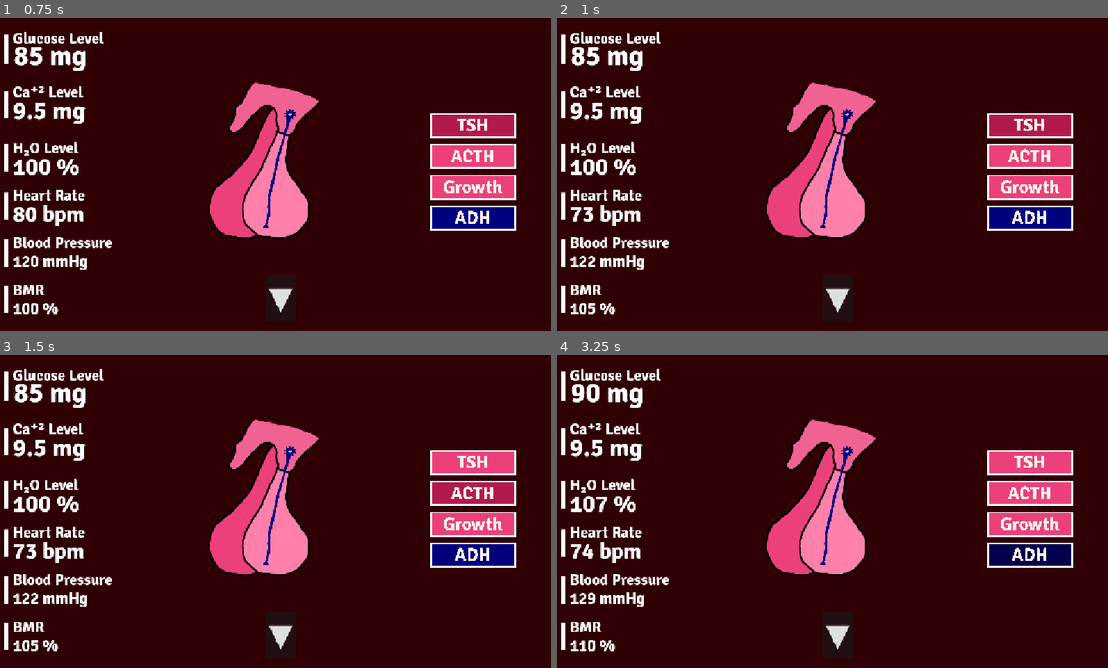
Above: before the commit, frames 1-4 (two rows, left to right).
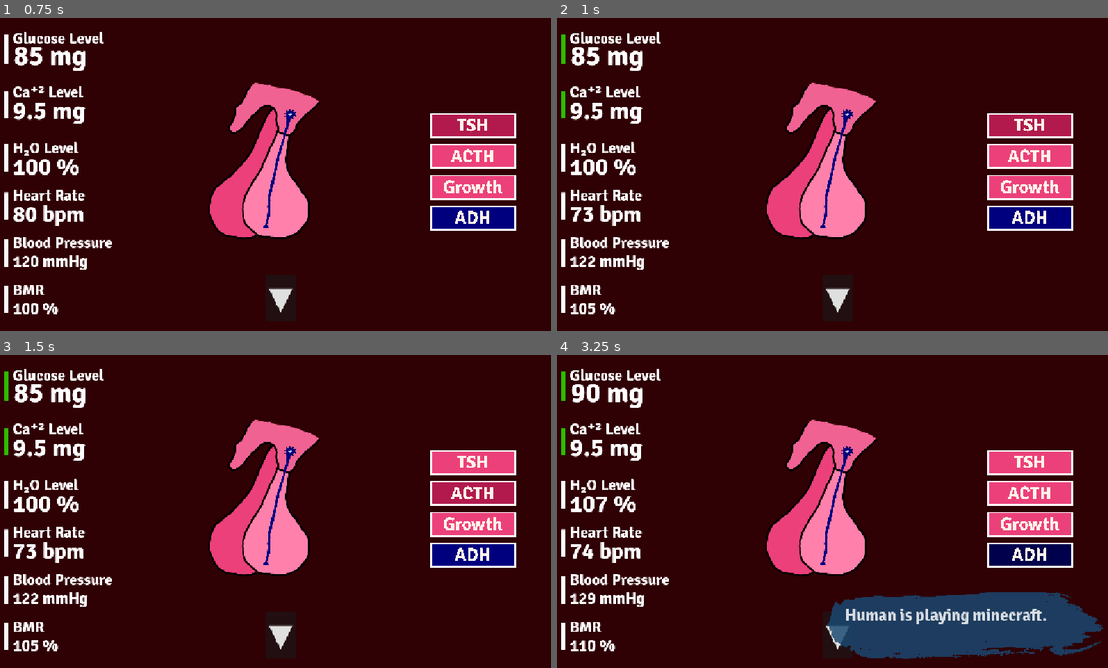
Above: after the commit, the same moments.

Repository: NileKnight1/hormonal-coordination
Game: Godot game, scene res://scenes/general.tscn
Two runs of this game, one before a commit and one after it. Both use one fixed random seed, a clock stepped at 60 frames per second and the inputs below. This scene is started directly instead of the project's main scene.
Inputs (mouse positions are in pixels of both pictures, inside the frame that each line leads up to):
- Up to frame 1 (0.75 s): click (473, 127) at 0.5 s
- Up to frame 2 (1 s): no input
- Up to frame 3 (1.5 s): click (473, 492) at 1.25 s
- Up to frame 4 (3.25 s): click (1030, 524) at 2 s; click (1030, 555) at 2.75 s

Frame 1 is identical in both runs. In frame 2, 0.1% of the frame differs, in the area x 0-2%, y 5-32%; in frame 3, 0.1%; in frame 4, 8.7%, in the area x 0-100%, y 5-98%.

Commit message:
im working on the general level which containg many glands not only 1, i added function of showing a message better than the basic one, i will put it in other level too, i added the bsae of 6 values with their defaults and hormones are now functional changing them"

Diff:
--- a/scenes/general.tscn
+++ b/scenes/general.tscn
@@ -37,6 +37,7 @@
 [ext_resource type="Texture2D" uid="uid://cmnati6e620uf" path="res://assets/glucagon3buttonmax.png" id="35_4a8al"]
 [ext_resource type="Texture2D" uid="uid://dx50c8gvrn7r3" path="res://assets/glucagon4buttonmax.png" id="36_ktl3u"]
 [ext_resource type="FontFile" uid="uid://dv5ck4njci6f6" path="res://assets/Signika-Bold.ttf" id="37_0txqb"]
+[ext_resource type="Texture2D" uid="uid://by2hhul8n31tw" path="res://assets/949-9494109_brush-stroke.png" id="38_ra22a"]
 
 [sub_resource type="StyleBoxFlat" id="StyleBoxFlat_cbogg"]
 bg_color = Color(0.18576995, 0.00057644997, 0.016268224, 1)
@@ -510,6 +511,22 @@
 theme_override_fonts/font = ExtResource("37_0txqb")
 theme_override_font_sizes/font_size = 74
 text = "|"
+
+[node name="bg" type="Sprite2D" parent="CanvasLayer" unique_id=241597514]
+visible = false
+position = Vector2(855.00006, 559.396)
+scale = Vector2(0.5309898, 0.36633682)
+texture = ExtResource("38_ra22a")
+
+[node name="Label4" type="Label" parent="CanvasLayer" unique_id=955687285]
+offset_left = 603.0
+offset_top = 518.0
+offset_right = 1061.0
+offset_bottom = 624.0
+theme_override_fonts/font = ExtResource("37_0txqb")
+theme_override_font_sizes/font_size = 34
+autowrap_mode = 2
+justification_flags = 171
 
 [connection signal="timeout" from="1s" to="." method="_on_s_timeout"]
 [connection signal="pressed" from="pituitray/Control/tsh" to="." method="_on_tsh_pressed"]
--- a/scripts/general.gd
+++ b/scripts/general.gd
@@ -13,6 +13,21 @@
 @onready var label_bp = $CanvasLayer/Control5/Label2
 @onready var label_bmr = $CanvasLayer/Control6/Label2
 
+
+@onready var line_glucose = $CanvasLayer/Control/Label3
+@onready var line_calcium = $CanvasLayer/Control2/Label3
+@onready var line_water = $CanvasLayer/Control3/Label3
+@onready var line_hr = $CanvasLayer/Control4/Label3
+@onready var line_bp = $CanvasLayer/Control5/Label3
+@onready var line_bmr = $CanvasLayer/Control6/Label3
+
+@onready var msg_bg = $CanvasLayer/bg
+@onready var msg_label = $CanvasLayer/Label4
+
+var extreme = Color(0x89000cff)
+var medium = Color(0xd1ff00ff)
+var perfect = Color(0x2ebc00ff)
+
 var glucose = 85
 var calcium = 95.0
 var water = 100
@@ -20,10 +35,44 @@
 var bp = 120
 var bmr = 100
 
+var events = [
+	["Human is eating a cucumber."		, 8, 0, 0, 0, 0, 0],
+	["Human is eating an apple."		, 8, 0, 0, 0, 0, 0],
+	["Human is eating some bread."		, 12, 0, 0, 0, 0, 0],
+	["Human is eating some pasta."		, 18, 0, 0, 0, 0, 0],
+	["Human is eating pizza."			, 35, 0, 0, 0, 0, 0],
+	["Human is eating a burger."		, 45, 0, 0, 0, 0, 0],
+	["Human is eating a piece of cake."	, 50, 0, 0, 0, 0, 0],
+	["Human is eating lots of candy."	, 60, 0, 0, 0, 0, 0],
+
+	["Human is drinking milk."				, 0, 6, 0, 0, 0, 0],
+	["Human is eating fish."				, 0, 4, 0, 0, 0, 0],
+	["Human is having cheese."				, 0, 3, 0, 0, 0, 0],
+	["Human is taking calcium supplement."	, 0, 8, 0, 0, 0, 0],
+
+	["Human is drinking water.",		0, 0, 8, 0, 2, 0],
+	["Human is sweating heavily.",		0, 0, -15, 0, -5, 0],
+	["Human urinated excessively.",		0, -3, -12, 0, -4, 0],
+
+	["Human is taking a walk.",	-		-5, -1, 0, 5, 3, 2],
+	["Human is carying heavy bags.", 	-8, -2, 0, 10, 5, 3],
+	["Human is doing intense exercise.", -20, -6, 0, 25, 12, 8],
+
+	["Human entered a cold environment.", 0, 0, 0, 0, 0, -8],
+
+	["Experienced sudden fear.", 8, 0, 0, 20, 12, 5],
+
+]
+
+
+
+
 
 
 func _ready() -> void:
-	pass # Replace with function body.
+	await get_tree().create_timer(3).timeout
+	show_msg("Human is playing minecraft.")
+
 
 func _process(delta: float) -> void:
 	pass
@@ -37,6 +86,29 @@
 	label_bp.text = str(bp) + " mmHg"
 	label_bmr.text = str(bmr) + " %"
 
+	if glucose < 60:
+		line_glucose.add_theme_color_override("font_color", extreme)
+	elif glucose < 70:
+		line_glucose.add_theme_color_override("font_color", medium)
+
+	elif glucose < 110:
+		line_glucose.add_theme_color_override("font_color", perfect)
+
+	elif glucose < 140:
+		line_glucose.add_theme_color_override("font_color", medium)
+	else:
+		line_glucose.add_theme_color_override("font_color", extreme)
+
+	if calcium < 70:
+		line_calcium.add_theme_color_override("font_color", extreme)
+	elif calcium < 80:
+		line_calcium.add_theme_color_override("font_color", medium)
+	elif calcium < 105:
+		line_calcium.add_theme_color_override("font_color", perfect)
+	elif calcium < 115:
+		line_calcium.add_theme_color_override("font_color", medium)
+	else:
+		line_calcium.add_theme_color_override("font_color", extreme)
 
 func _on_button_pressed() -> void:
 	cam_pituitary.enabled = 0
@@ -87,3 +159,25 @@
 
 func _on_glucagon_pressed() -> void:
 	glucose += 4
+
+func show_msg(msg):
+	msg_bg.visible = 1
+	msg_label.text = msg
+
+	msg_bg.modulate.a = 0.0
+	create_tween().tween_property(msg_bg, "modulate:a", 1.0, 0.3)
+	msg_label.modulate.a = 0.0
+	create_tween().tween_property(msg_label, "modulate:a", 1.0, 0.3)
+
+
+	await get_tree().create_timer(4).timeout
+
+	create_tween().tween_property(msg_bg, "modulate:a", 0.0, 0.3)
+	create_tween().tween_property(msg_label, "modulate:a", 0.0, 0.3)
+
+
+
+	await get_tree().create_timer(3).timeout
+
+	msg_bg.visible = 0
+	msg_label.text = ""
--- a/scripts/pancreas.gd
+++ b/scripts/pancreas.gd
@@ -64,6 +64,8 @@
 			return
 		elif glucose_level < 60:
 			score -= 3
+		elif glucose_level < 70:
+			score += 1
 		elif glucose_level < 110:
 			score += 2
 		elif glucose_level < 140:
--- a/scripts/thyroid.gd
+++ b/scripts/thyroid.gd
@@ -19,8 +19,8 @@
 ]
 
 var ca_dec = [
-	["You're doing light exercise.", 6],
-	["You're doing intense exercise.", 4],
+	["You're doing light exercise.", 4],
+	["You're doing intense exercise.", 6],
 	["You have excessive urination.", 3],
 ]
 
@@ -84,8 +84,10 @@
 	if alive:
 		if score < 0:
 			return
+		elif calcium_level < 70:
+			score -= 3
 		elif calcium_level < 80:
-			score -= 3
+			score += 1
 		elif calcium_level < 105:
 			score += 2
 		elif calcium_level < 115:
Binary file added: assets/949-9494109_brush-stroke.png
Not shown, added: assets/949-9494109_brush-stroke.png.import
